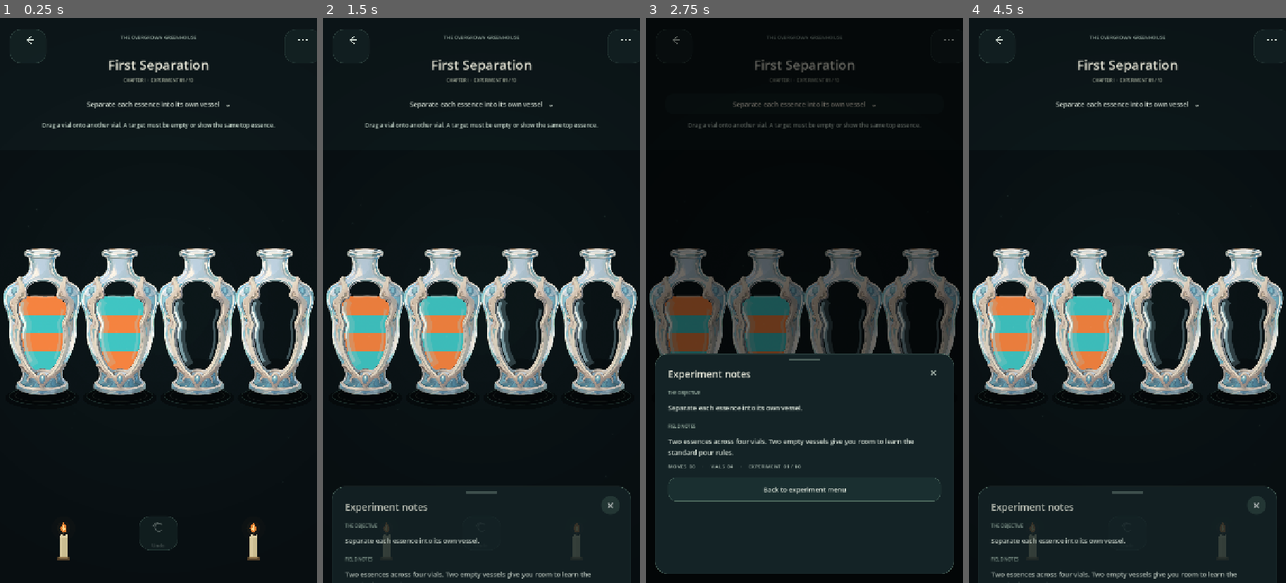
Above: before the commit, frames 1-4 (left to right).
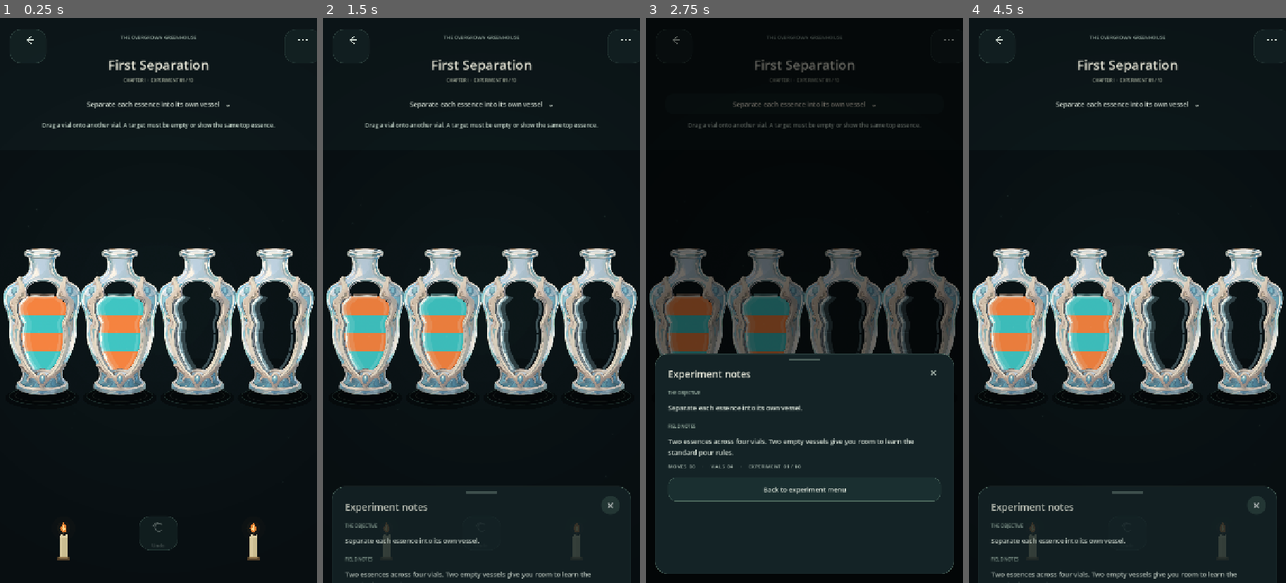
Above: after the commit, the same moments.

Repository: Kryodo/spell-sort-game
Game: Godot game, scene res://scenes/dark_sorting_slots_prototype.tscn
Same seed, same stepped clock (60 frames per second), same inputs: the game is played once before the commit and once after it. This scene is started directly instead of the project's main scene.
Inputs:
- Up to frame 1 (0.25 s): no input
- Up to frame 2 (1.5 s): click "Separate each essence into it…" at 0.5 s; click "×" at 1.25 s
- Up to frame 3 (2.75 s): click "Separate each essence into it…" at 2 s
- Up to frame 4 (4.5 s): click "×" at 2.75 s; click "Separate each essence into it…" at 3.5 s; click "×" at 4.25 s

The runs differ from the first frame. In frame 1, 0.8% of the frame differs, in the area x 6-94%, y 48-63%; in frame 2, 0.8%; in frame 3, 0.3%; in frame 4, 0.8%.

Commit message:
Recreate segmented glass reflections with fixed chamber geometry

Diff:
--- a/scripts/asset_fantasy_alchemy_bottle.gd
+++ b/scripts/asset_fantasy_alchemy_bottle.gd
@@ -32,11 +32,7 @@
 var _mouth_y_ratio: float = 0.065
 var _mouth_width_ratio: float = 0.15
 # Static chamber highlight paths are built once per vial instance, not every draw.
-var _glass_halo_left := PackedVector2Array()
-var _glass_main_left := PackedVector2Array()
-var _glass_core_left := PackedVector2Array()
-var _glass_bounce_right := PackedVector2Array()
-var _glass_specular_glint := PackedVector2Array()
+var _glass_layer_reflections: Array[Dictionary] = []
 
 
 func _ready() -> void:
@@ -595,68 +591,71 @@
 
 
 func _build_static_reflection_geometry() -> void:
-	_glass_halo_left.clear()
-	_glass_main_left.clear()
-	_glass_core_left.clear()
-	_glass_bounce_right.clear()
-	_glass_specular_glint.clear()
+	_glass_layer_reflections.clear()
 	if _window_profile.size() < 8 or vial_art == null:
 		return
 
 	var rect := _get_vessel_rect()
-	# Restore the earlier layered highlight treatment, but construct each path
-	# over the fixed chamber silhouette instead of the currently filled bands.
-	_glass_halo_left = _chamber_edge_points(rect, true, 0.06, 0.94, rect.size.x * 0.030)
-	_glass_main_left = _chamber_edge_points(rect, true, 0.08, 0.90, rect.size.x * 0.016)
-	_glass_core_left = _chamber_edge_points(rect, true, 0.14, 0.58, rect.size.x * 0.006)
-	_glass_bounce_right = _chamber_edge_points(rect, false, 0.18, 0.86, rect.size.x * 0.020)
-	_glass_specular_glint = _chamber_edge_points(rect, true, 0.22, 0.48, rect.size.x * 0.006 + 1.5)
+	# Recreate the earlier layered reflection style for every fixed capacity
+	# section. The original paths were tied to the changing liquid bands; these
+	# copies use the same shapes and insets but are anchored to the vessel.
+	for layer_index in range(CAPACITY):
+		var section_top: float = 1.0 - float(layer_index + 1) / float(CAPACITY)
+		var section_bottom: float = 1.0 - float(layer_index) / float(CAPACITY)
+		var halo_inset: float = rect.size.x * 0.030
+		var main_inset: float = rect.size.x * 0.016
+		var core_inset: float = rect.size.x * 0.006
+
+		var left_halo := _chamber_edge_points(rect, true, section_top, section_bottom, halo_inset)
+		var left_main := _chamber_edge_points(rect, true, section_top, section_bottom, main_inset)
+		var left_core := _chamber_edge_points(rect, true, section_top, section_bottom, core_inset)
+		var right_bounce := _chamber_edge_points(
+			rect,
+			false,
+			section_top + 0.10 / float(CAPACITY),
+			section_bottom,
+			rect.size.x * 0.020
+		)
+		var glint_start: float = lerpf(section_top, section_bottom, 0.18)
+		var glint_end: float = lerpf(section_top, section_bottom, 0.48)
+		var glint := _chamber_edge_points(rect, true, glint_start, glint_end, core_inset + 1.5)
+
+		_glass_layer_reflections.append({
+			"halo": left_halo,
+			"main": left_main,
+			"core": left_core,
+			"bounce": right_bounce,
+			"glint": glint
+		})
 
 
 func _draw_chamber_reflections(rect: Rect2) -> void:
-	if _glass_main_left.size() < 8:
-		return
-
-	var reflection_color: Color = _get_liquid_reflection_color()
-	var halo_color := Color(reflection_color.r, reflection_color.g, reflection_color.b, 0.25)
-	var main_color := Color(reflection_color.r, reflection_color.g, reflection_color.b, 0.62)
-	var right_color := Color(reflection_color.r, reflection_color.g, reflection_color.b, 0.34)
-
-	# These are the original layered strokes and strengths. Their paths are
-	# cached against the complete vessel and never follow liquid boundaries.
-	draw_polyline(_glass_halo_left, halo_color, maxf(3.0, rect.size.x * 0.045), true)
-	draw_polyline(_glass_main_left, main_color, maxf(1.8, rect.size.x * 0.018), true)
-	draw_polyline(_glass_core_left, Color(0.94, 0.98, 0.97, 0.78), maxf(1.0, rect.size.x * 0.010), true)
-	draw_polyline(_glass_bounce_right, right_color, maxf(1.4, rect.size.x * 0.014), true)
-	draw_polyline(_glass_specular_glint, Color(0.98, 1.0, 0.96, 0.92), maxf(1.0, rect.size.x * 0.012), true)
-
-	# This is the only highlight that follows fill height: it represents the
-	# liquid's actual meniscus, not a reflection in the stationary glass wall.
+	if _glass_layer_reflections.size() != CAPACITY:
+		return
+
+	# Geometry is constant. Each fixed chamber section takes the tint of its
+	# own essence when occupied, and neutral glass when empty.
+	for layer_index in range(CAPACITY):
+		var geometry: Dictionary = _glass_layer_reflections[layer_index]
+		var amount: float = clampf(_liquid_level - float(layer_index), 0.0, 1.0)
+		var reflection_color := Color(0.66, 0.82, 0.86, 1.0)
+		if layer_index < _visual_contents.size() and amount > 0.001:
+			var essence: String = String(_visual_contents[layer_index])
+			var liquid_color: Color = _palette.get(essence, Color(0.45, 0.78, 0.75, 1.0))
+			reflection_color = _glass_reflection_color(liquid_color)
+
+		var halo_color := Color(reflection_color.r, reflection_color.g, reflection_color.b, 0.25)
+		var main_color := Color(reflection_color.r, reflection_color.g, reflection_color.b, 0.62)
+		var right_color := Color(reflection_color.r, reflection_color.g, reflection_color.b, 0.34)
+		draw_polyline(geometry["halo"], halo_color, maxf(3.0, rect.size.x * 0.045), true)
+		draw_polyline(geometry["main"], main_color, maxf(1.8, rect.size.x * 0.018), true)
+		draw_polyline(geometry["core"], Color(0.94, 0.98, 0.97, 0.78), maxf(1.0, rect.size.x * 0.010), true)
+		draw_polyline(geometry["bounce"], right_color, maxf(1.4, rect.size.x * 0.014), true)
+		draw_polyline(geometry["glint"], Color(0.98, 1.0, 0.96, 0.92), maxf(1.0, rect.size.x * 0.012), true)
+
+	# Only the meniscus follows the fill level; the glass strokes above never move.
 	_draw_liquid_surface_reflection(rect)
 
-
-func _get_liquid_reflection_color() -> Color:
-	if _liquid_level <= 0.001 or _visual_contents.is_empty():
-		return Color(0.66, 0.82, 0.86, 1.0)
-
-	var accumulated := Vector3.ZERO
-	var total_weight: float = 0.0
-	var visible_layers: int = mini(int(ceil(_liquid_level)), _visual_contents.size())
-	for layer_index in range(visible_layers):
-		var weight: float = clampf(_liquid_level - float(layer_index), 0.0, 1.0)
-		if weight <= 0.001:
-			continue
-		var essence: String = String(_visual_contents[layer_index])
-		var essence_color: Color = _palette.get(essence, Color(0.45, 0.78, 0.75, 1.0))
-		accumulated += Vector3(essence_color.r, essence_color.g, essence_color.b) * weight
-		total_weight += weight
-
-	if total_weight <= 0.001:
-		return Color(0.66, 0.82, 0.86, 1.0)
-
-	var average := accumulated / total_weight
-	var liquid_tint := Color(average.x, average.y, average.z, 1.0).lightened(0.30)
-	return Color(0.68, 0.84, 0.88, 1.0).lerp(liquid_tint, 0.38)
 
 
 func _glass_reflection_color(liquid_color: Color) -> Color:
@@ -692,8 +691,8 @@
 		surface_points.append(Vector2(lerpf(left_x, right_x, t), wave_y))
 
 	var surface_color: Color = _glass_reflection_color(_get_top_liquid_color())
-	draw_polyline(surface_points, Color(surface_color.r, surface_color.g, surface_color.b, 0.24), maxf(1.2, rect.size.x * 0.016), true)
-	draw_polyline(surface_points, Color(0.97, 1.0, 0.97, 0.48), maxf(0.8, rect.size.x * 0.007), true)
+	draw_polyline(surface_points, Color(surface_color.r, surface_color.g, surface_color.b, 0.42), maxf(2.0, rect.size.x * 0.028), true)
+	draw_polyline(surface_points, Color(0.97, 1.0, 0.97, 0.84), maxf(1.0, rect.size.x * 0.010), true)
 
 
 func _chamber_edge_points(
